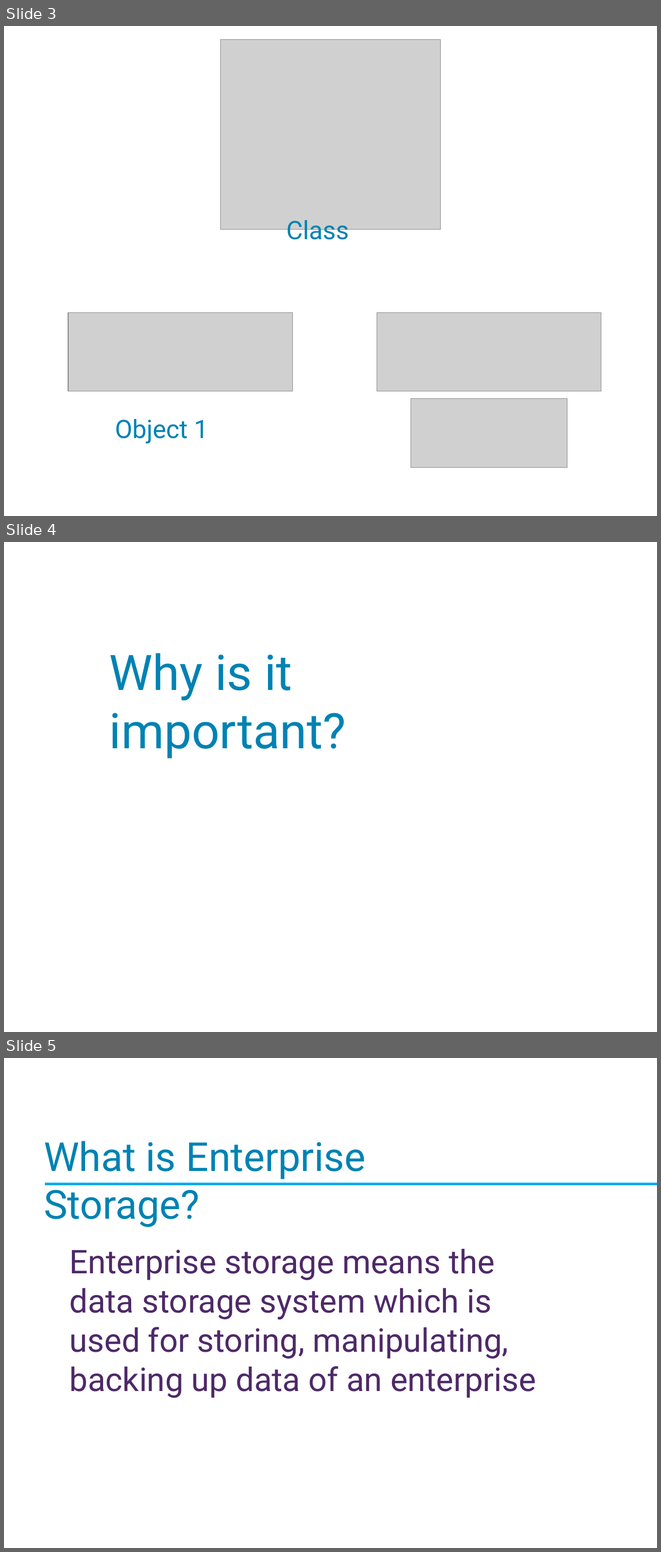
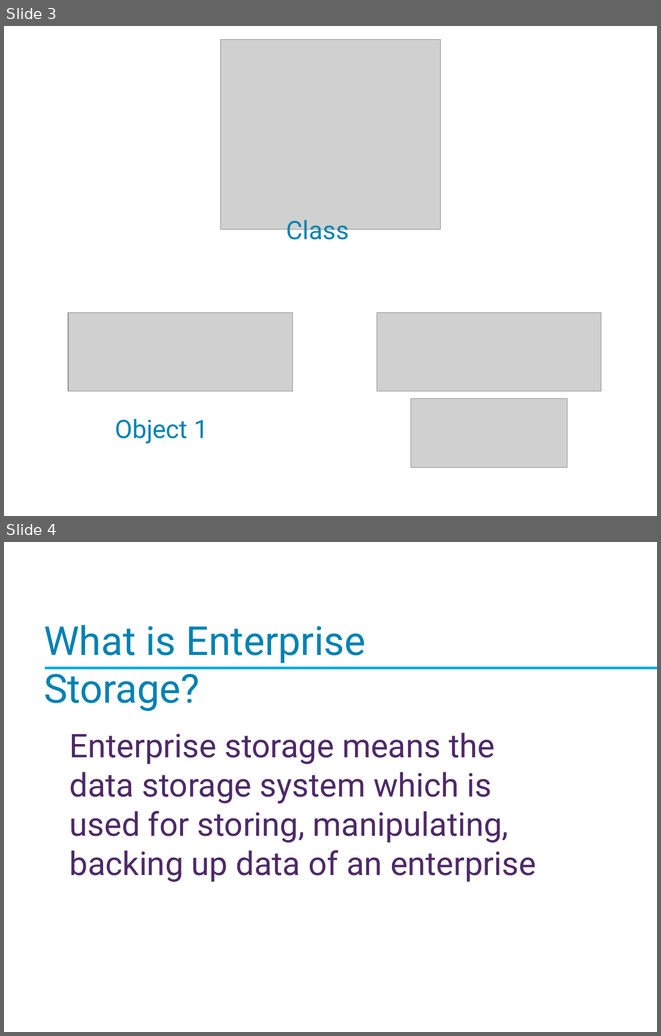
Before and after one commit to Imran4424/C-Plus-Plus-Object-Oriented, a slide deck: OOP.pptx. Shown one above the other, each under a label of ours: slides 3, 4 and 5 before the commit, slides 3 and 4 after it. The pictures are 661x1552 and 661x1036 pixels, drawn with LibreOffice and Linux fonts; fonts in the diff are those of the drawing; grey boxes stand for pictures; background and template pictures are left out. Boxes give left, top, right and bottom in pixels: in the first picture for what was removed or moved away, otherwise in the second. Text is boxed around its words. In the diff, an @@ line names an element or a change of style, - is before the commit and + after.

Commit message:
oop slide

```diff
--- a/OOP.pptx
+++ b/OOP.pptx
@@ slide 4 removed at [4, 542, 657, 1032], background picture (left out) @@
@@ text removed at [109, 653, 346, 758] @@
-Why is it important?
@@ what was slide 5 is now slide 4 @@
```
